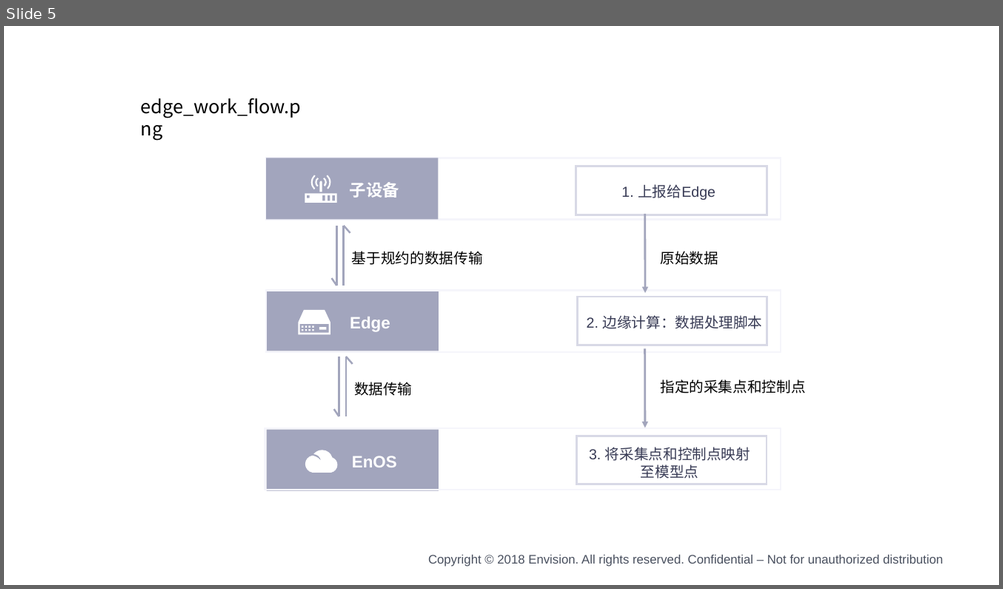
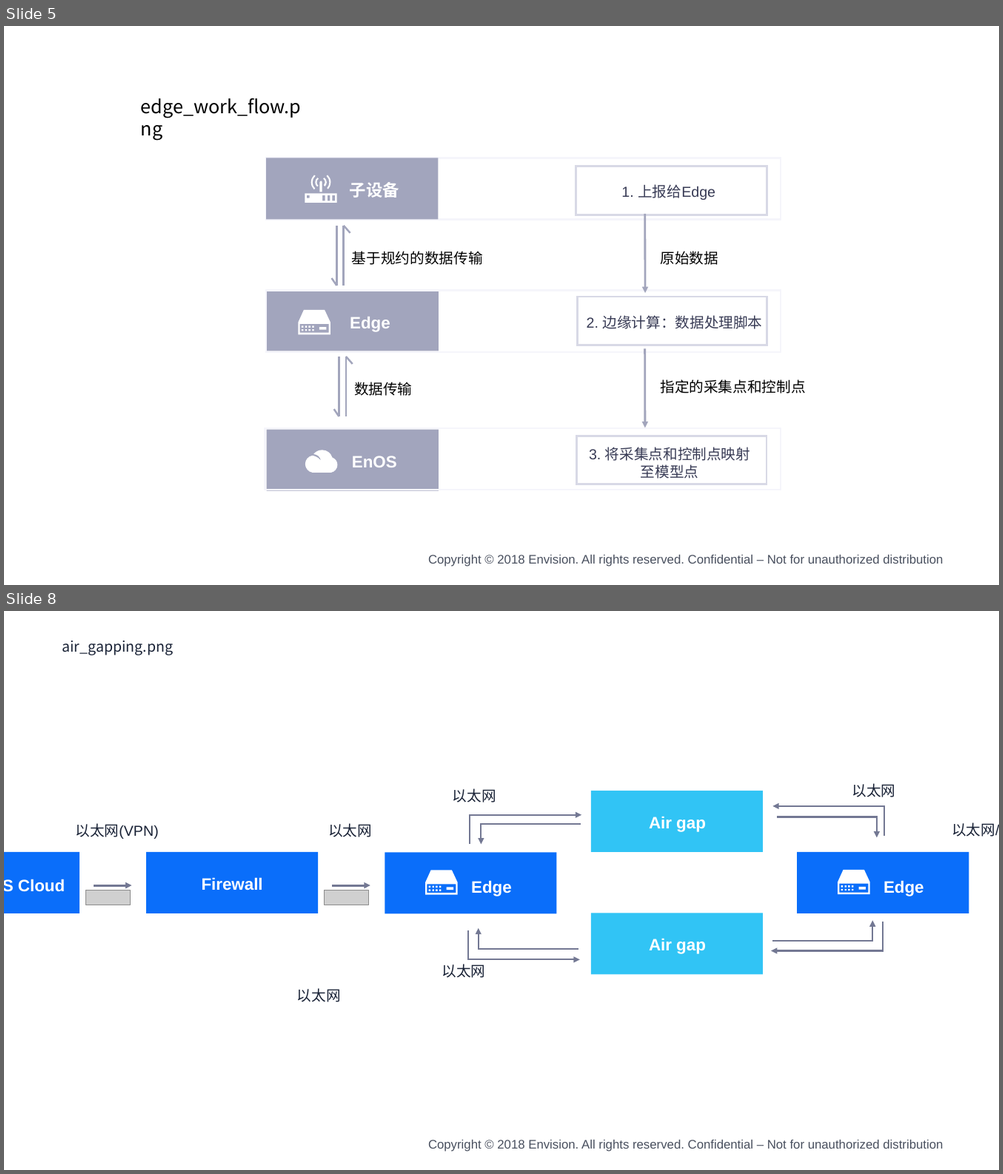
Before and after one commit to EnvisionDoc/enos_edge_zh, a slide deck: media/edge.pptx. Shown one above the other, each under a label of ours: slide 5 before the commit, slides 5 and 8 after it; the slides between them are not shown. The pictures are 1003x589 and 1003x1174 pixels, drawn with LibreOffice and Linux fonts; fonts in the diff are those of the drawing; grey boxes stand for pictures; background and template pictures are left out. Boxes give left, top, right and bottom in pixels: in the first picture for what was removed or moved away, otherwise in the second. Text is boxed around its words. In the diff, an @@ line names an element or a change of style, - is before the commit and + after.

```diff
--- a/media/edge.pptx
+++ b/media/edge.pptx
@@ slide 8 added at <box>4,611,999,1170</box>, background #FFFFFF; not listed: 1 template element that a slide beside it also shows @@
@@ text added at <box>62,641,173,655</box>, 14 pt, text #182135 @@
+air_gapping.png
@@ group added at <box>4,783,999,1002</box>: 13 texts, 8 elbow arrows, 6 rectangles, 2 freeform shapes, 2 arrows, 2 pictures @@
+以太网
+以太网(VPN)
+以太网
+以太网
+Firewall
+Air gap
+Edge
+EnOS Cloud
+以太网/RS485串口
+Edge
+Air gap
+以太网
+以太网
```
Also in this commit, not shown: 2 other slides added, 24 other files.
